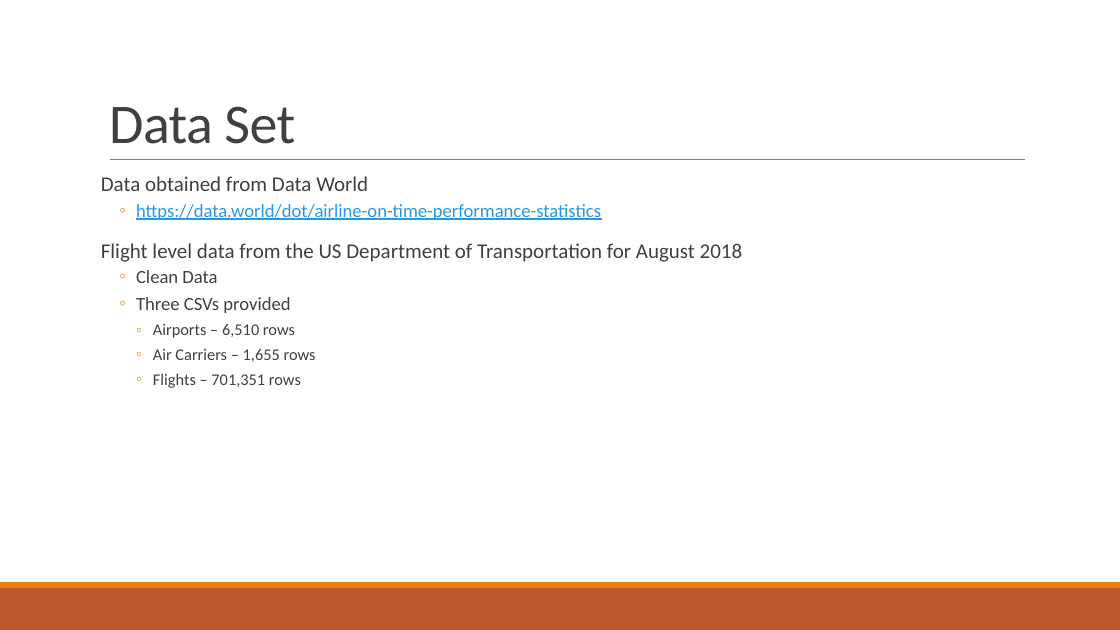
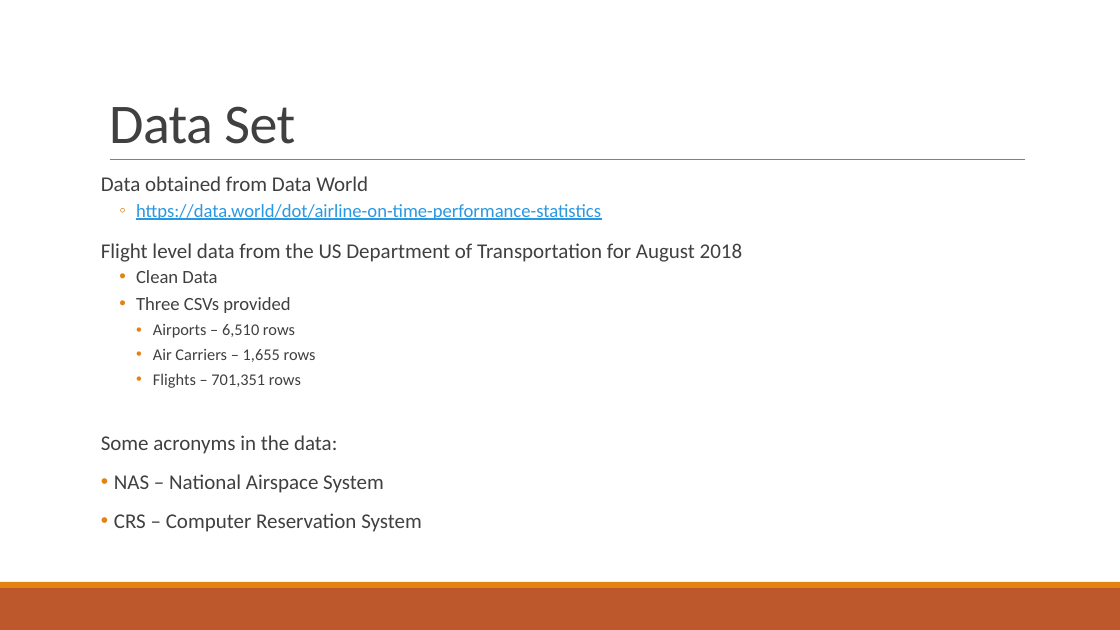
Before and after one commit to DKogge/airport, a slide deck: slide 2 of August 2018.pptx. Drawn at 1120x630 pixels with LibreOffice and Linux fonts; fonts in the diff are those of the drawing. Boxes give left, top, right and bottom in pixels: in the first picture for what was removed or moved away, otherwise in the second. Text is boxed around its words. In the diff, an @@ line names an element or a change of style, - is before the commit and + after.

```diff
--- a/August 2018.pptx
+++ b/August 2018.pptx
@@ text at (x1=136, y1=270, x2=316, y2=388): bullet ◦ to • @@
@@ text at (x1=101, y1=435, x2=422, y2=532): paragraphs added @@
+Some acronyms in the data:
+• NAS – National Airspace System
+• CRS – Computer Reservation System
```
Also in this commit, not shown: 1 other file.
